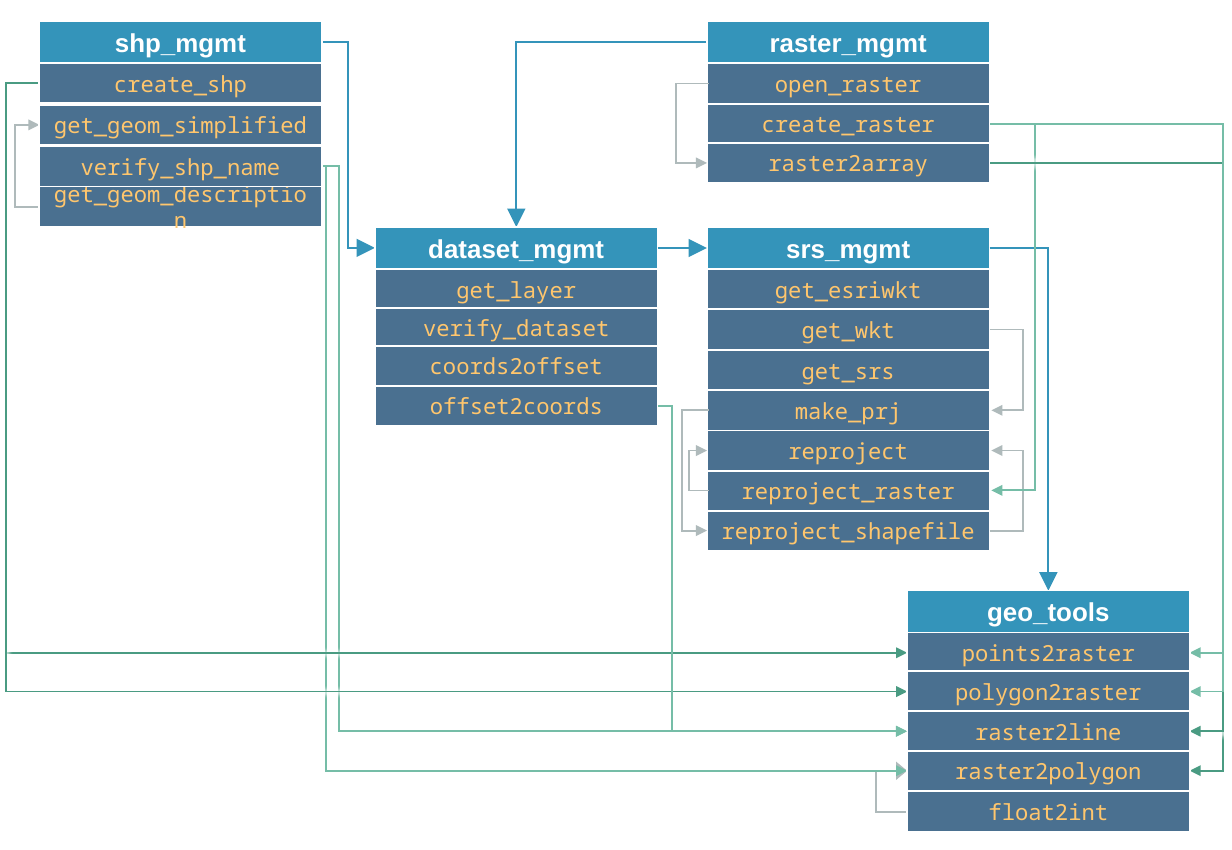
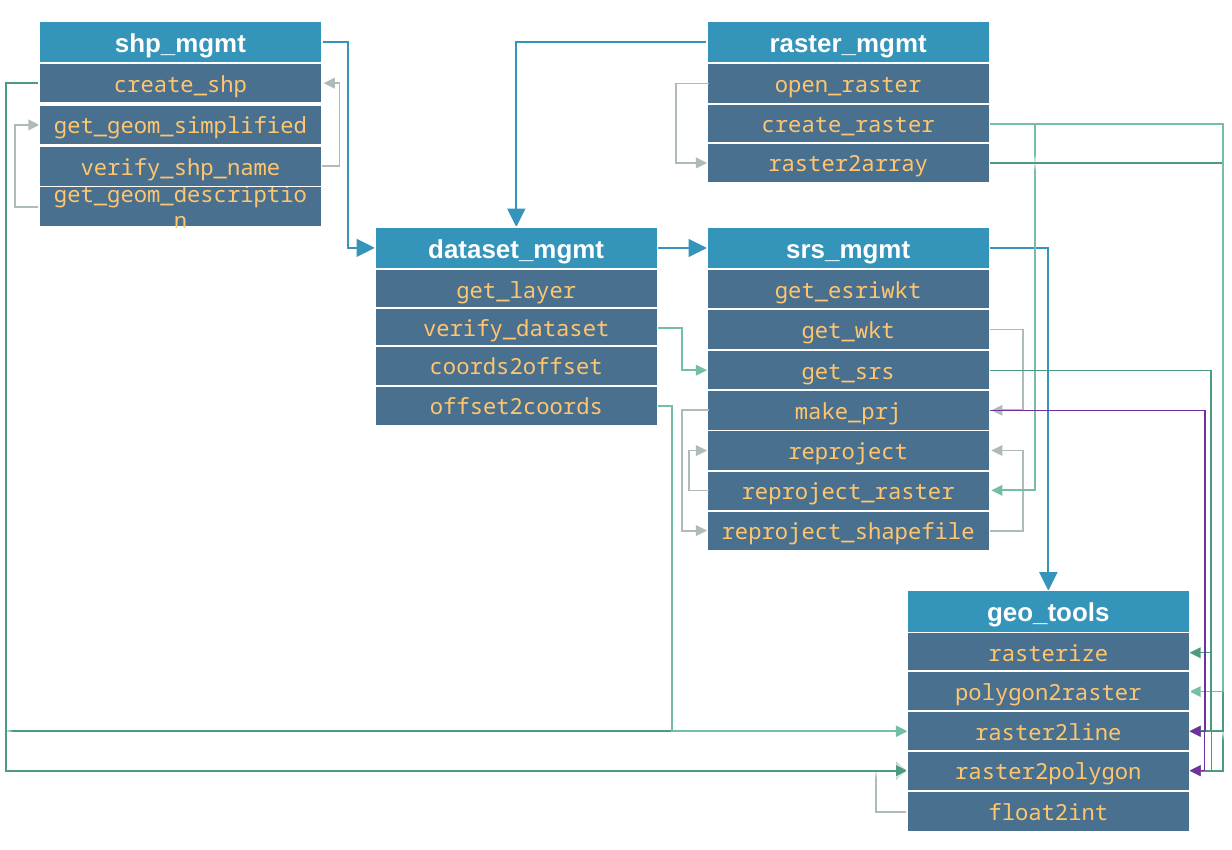
Before and after one commit to hydro-informatics/geo-utils, a slide deck: slide 1 of graphs/geo-utils-uml.pptx. Drawn at 1232x850 pixels with LibreOffice and Linux fonts; fonts in the diff are those of the drawing. Boxes give left, top, right and bottom in pixels: in the first picture for what was removed or moved away, otherwise in the second. Text is boxed around its words. In the diff, an @@ line names an element or a change of style, - is before the commit and + after.

Commit message:
added rasterize

```diff
--- a/graphs/geo-utils-uml.pptx
+++ b/graphs/geo-utils-uml.pptx
@@ elbow arrow moved from (39, 84) - (907, 691) to (39, 84) - (907, 770) @@
@@ elbow arrow moved from (39, 84) - (907, 653) to (39, 84) - (907, 731) @@
@@ elbow arrow added from (322, 166) to (324, 84), #AFBABB 1 pt @@
@@ elbow arrow removed from (990, 124) to (1189, 653) @@
@@ elbow arrow removed from (322, 166) to (907, 731) @@
@@ elbow arrow removed from (322, 166) to (907, 770) @@
@@ elbow arrow added from (658, 328) to (707, 370), #75BDA7 1 pt @@
@@ elbow arrow added from (990, 370) to (1189, 653), #4A9B83 0.75 pt @@
@@ elbow arrow added from (990, 370) to (1189, 731), #4A9B83 0.75 pt @@
@@ elbow arrow added from (990, 370) to (1189, 770), #4A9B83 0.75 pt @@
@@ elbow arrow added from (990, 410) to (1189, 770), #7030A0 0.75 pt @@
@@ elbow arrow added from (990, 410) to (1189, 731), #7030A0 0.75 pt @@
@@ text in rectangle at (988, 644, 1108, 661): text changed @@
-points2raster
+rasterize
```
Also in this commit, not shown: 5 other files.
